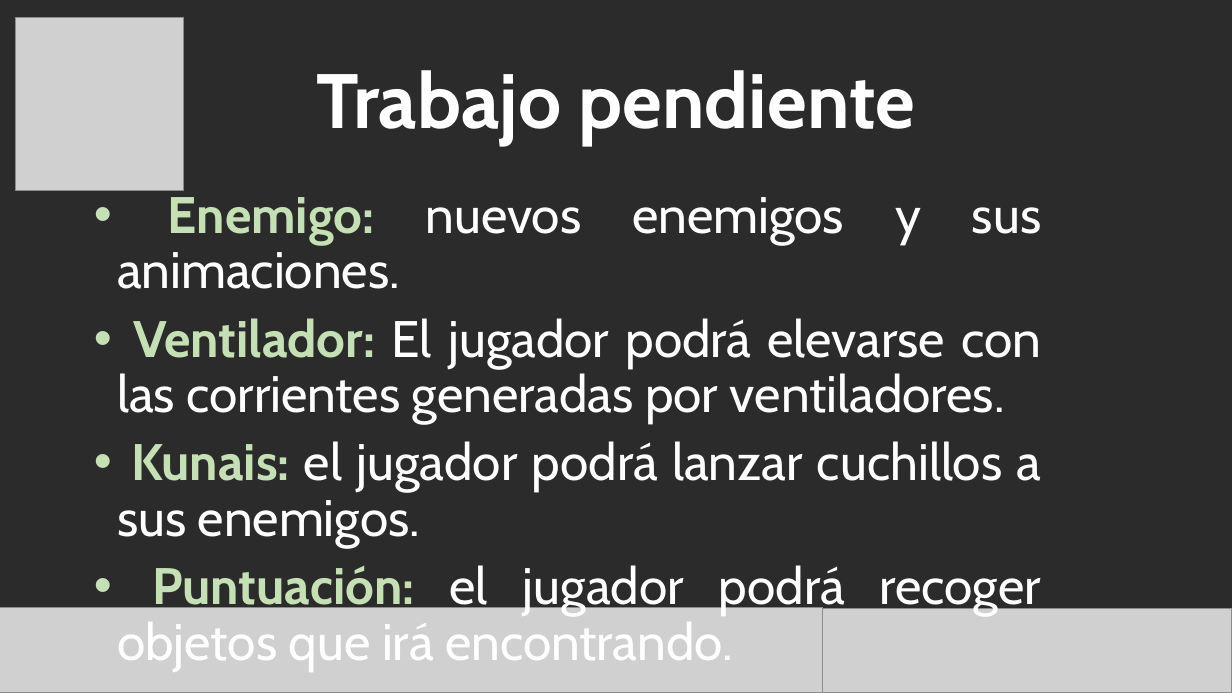
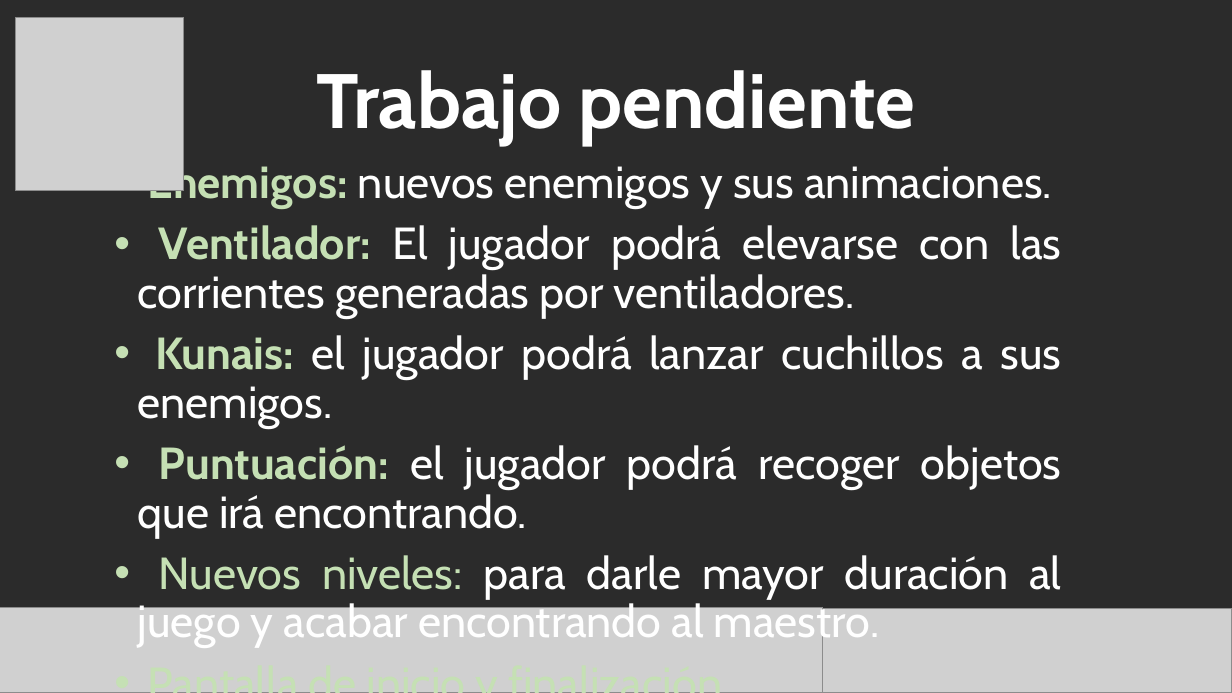
Before and after one commit to admachin/DVI_Ninja_Adventures, a slide deck: slide 5 of Ninja Adventures.pptx. Drawn at 1232x693 pixels with LibreOffice and Linux fonts; fonts in the diff are those of the drawing; grey boxes stand for pictures; background and template pictures are left out; a plain dark background stands for a picture behind light text. Boxes give left, top, right and bottom in pixels: in the first picture for what was removed or moved away, otherwise in the second. Text is boxed around its words. In the diff, an @@ line names an element or a change of style, - is before the commit and + after.

Commit message:
Ajustes muerte enemigo y presentación

```diff
--- a/Ninja Adventures.pptx
+++ b/Ninja Adventures.pptx
@@ text "Enemigos: nuevos enemigos y sus ...": place and size @@
-text "Enemigos: nuevos enemigos y sus ..." at bbox=[117, 190, 1042, 671]
+text "Enemigos: nuevos enemigos y sus ..." at bbox=[138, 160, 1062, 649]
@@ text at bbox=[148, 160, 1052, 209]: text changed; size 40 to 35 pt @@
-• Enemigo: nuevos enemigos y sus animaciones.
+• Enemigos: nuevos enemigos y sus animaciones.
@@ text at bbox=[138, 225, 1062, 539]: size 40 to 35 pt in "Ventilador: El jugador podrá elevarse con las ...", "Kunais: el jugador podrá lanzar cuchillos a ...", "Puntuación: el jugador podrá recoger objetos que ..." @@
@@ text at bbox=[138, 555, 1061, 649]: paragraphs added @@
+• Nuevos niveles: para darle mayor duración al juego y acabar encontrando al maestro.
+• Pantalla de inicio y finalización
```
Also in this commit, not shown: 1 other slide changed, 2 other files.
